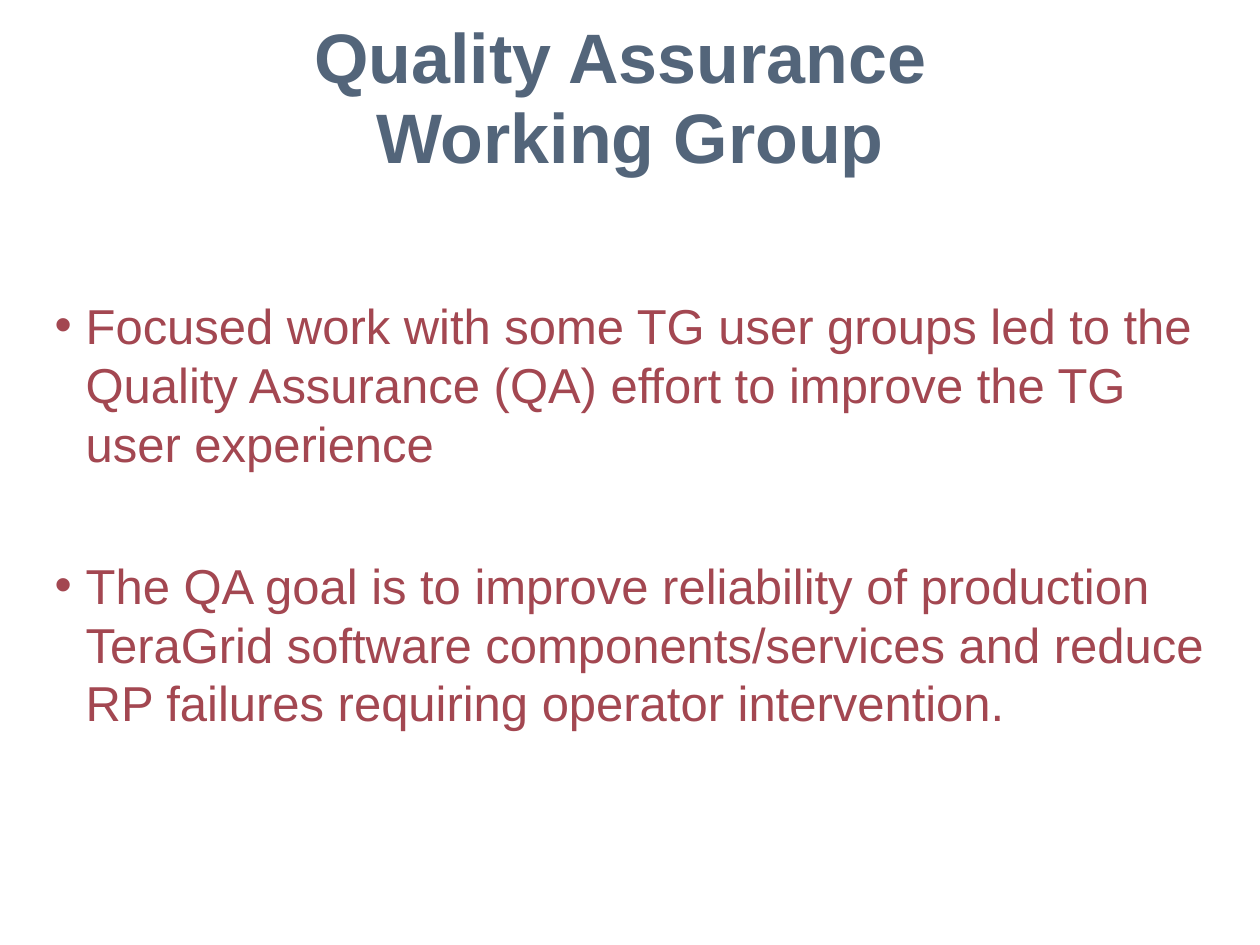
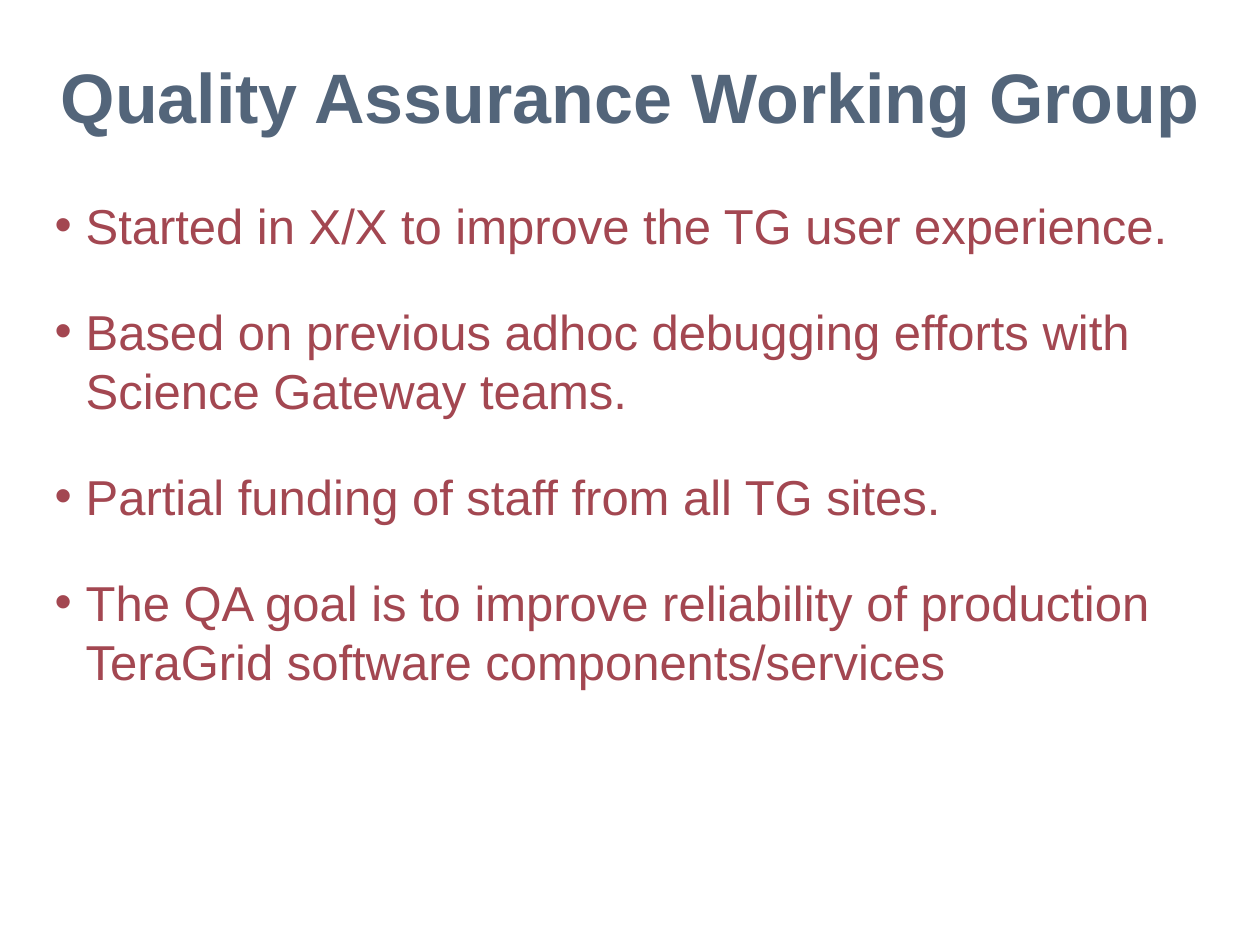
Before and after one commit to IncaProject/inca-xsede, a slide deck: slide 1 of xsede/mgmt/2010/Qa-wg-apr10.ppt. Drawn at 1260x945 pixels with LibreOffice and Linux fonts; fonts in the diff are those of the drawing; background and template pictures are left out. Boxes give left, top, right and bottom in pixels: in the first picture for what was removed or moved away, otherwise in the second. Text is boxed around its words. In the diff, an @@ line names an element or a change of style, - is before the commit and + after.

Commit message:
Expanded slide 1 and switched slides 2 and 3.  Made more sense to me to talk about first improving reliability and then improving availablity.  I think we should attach our quarterly report too -- I think he should be able to say what types of quality improvements we've made and I think that's well described in the report.  Let me know what you think.

```diff
--- a/xsede/mgmt/2010/Qa-wg-apr10.ppt
+++ b/xsede/mgmt/2010/Qa-wg-apr10.ppt
@@ title "Quality Assurance Working Group" rewrapped from [315,32,926,176] to [61,72,1199,136] @@
@@ text at [86,208,1167,690]: text changed @@
-• Focused work with some TG user groups led to the Quality Assurance (QA) effort to improve the TG user experience
-• The QA goal is to improve reliability of production TeraGrid software components/services and reduce RP failures requiring operator intervention.
+• Started in X/X to improve the TG user experience.
+• Based on previous adhoc debugging efforts with Science Gateway teams.
+• Partial funding of staff from all TG sites.
+• The QA goal is to improve reliability of production TeraGrid software components/services
```
Also in this commit, not shown: 1 other slide changed.
